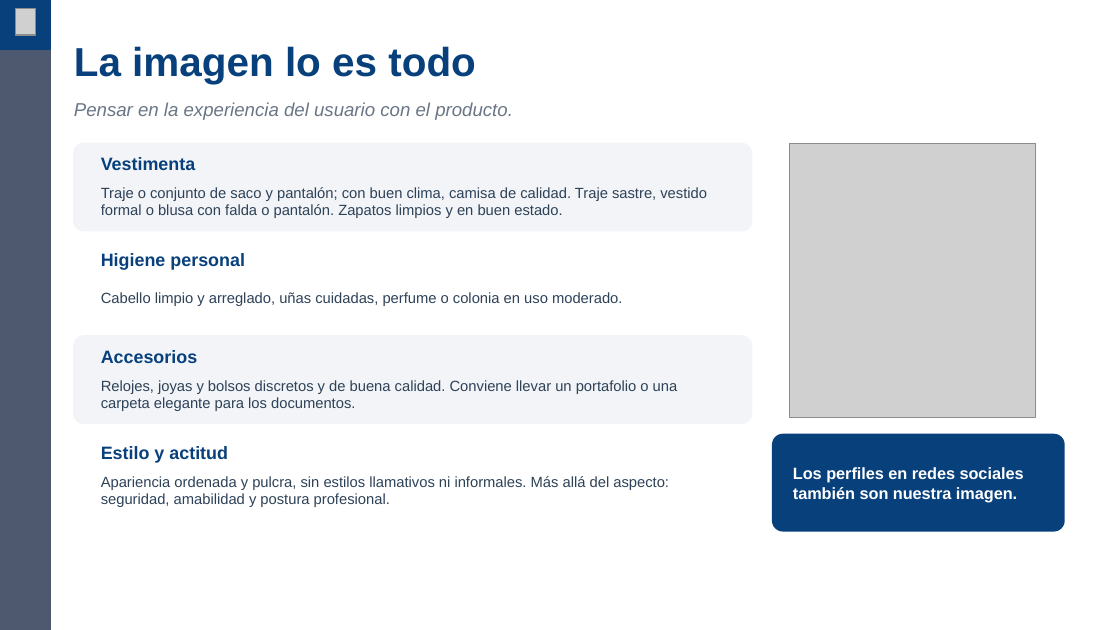
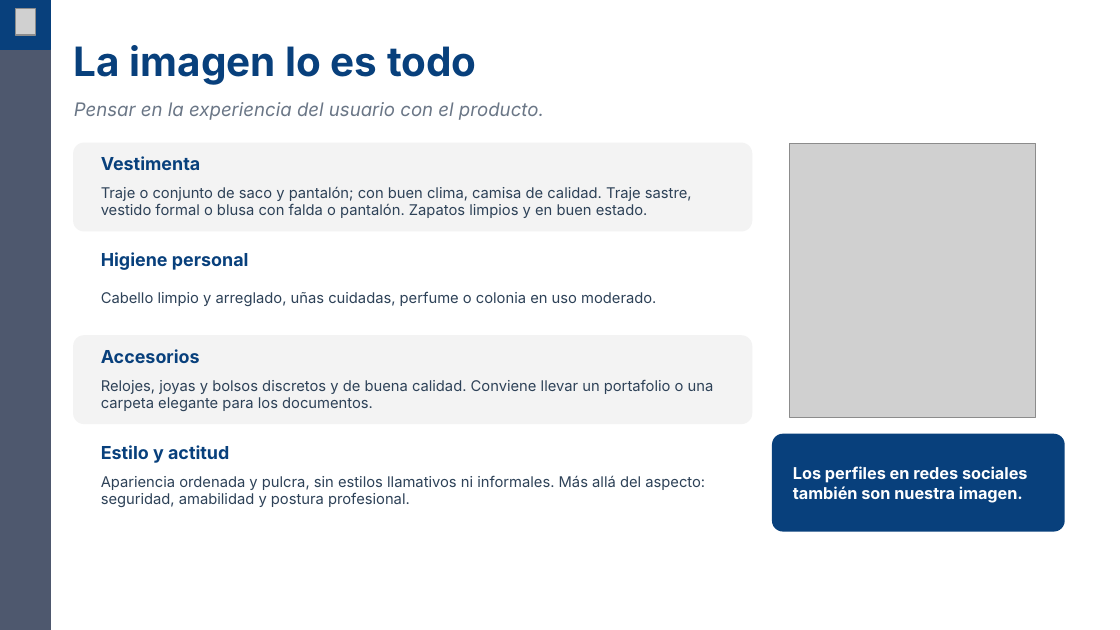
Before and after one commit to marcenapo-hub/KrakRealEstate, a slide deck: slide 8 of capacitaciones/prospeccion/Prospeccion.pptx. Drawn at 1120x630 pixels with LibreOffice and Linux fonts; fonts in the diff are those of the drawing; grey boxes stand for pictures; background and template pictures are left out. Boxes give left, top, right and bottom in pixels: in the first picture for what was removed or moved away, otherwise in the second. Text is boxed around its words. In the diff, an @@ line names an element or a change of style, - is before the commit and + after.

```diff
--- a/capacitaciones/prospeccion/Prospeccion.pptx
+++ b/capacitaciones/prospeccion/Prospeccion.pptx
@@ rounded rectangle at (74, 143, 752, 231): fill #F2F4F7 to #F3F3F3; outline #F2F4F7 1 pt to #F3F3F3 1 pt @@
@@ rounded rectangle at (74, 336, 752, 423): fill #F2F4F7 to #F3F3F3; outline #F2F4F7 1 pt to #F3F3F3 1 pt @@
@@ font Arial to Inter in 11 elements at (74, 45, 477, 85), (74, 102, 544, 120), (101, 156, 201, 170), (101, 187, 692, 218), (101, 252, 249, 270), (101, 291, 656, 306), (101, 349, 200, 363), (101, 379, 714, 411), (101, 445, 229, 463), (101, 475, 705, 507), (793, 466, 1028, 503) @@
```
Also in this commit, not shown: 10 other slides changed, 6 other files.
